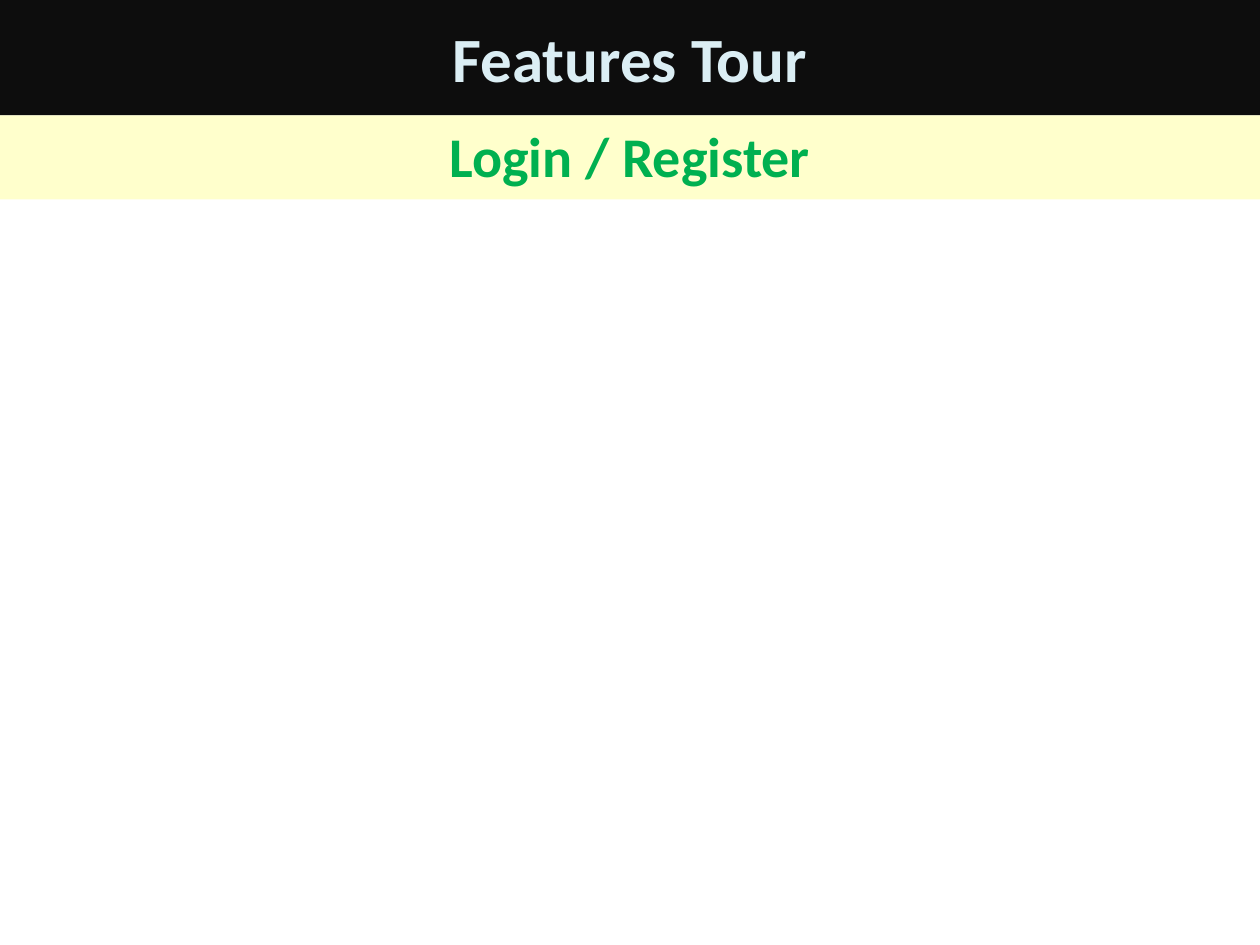
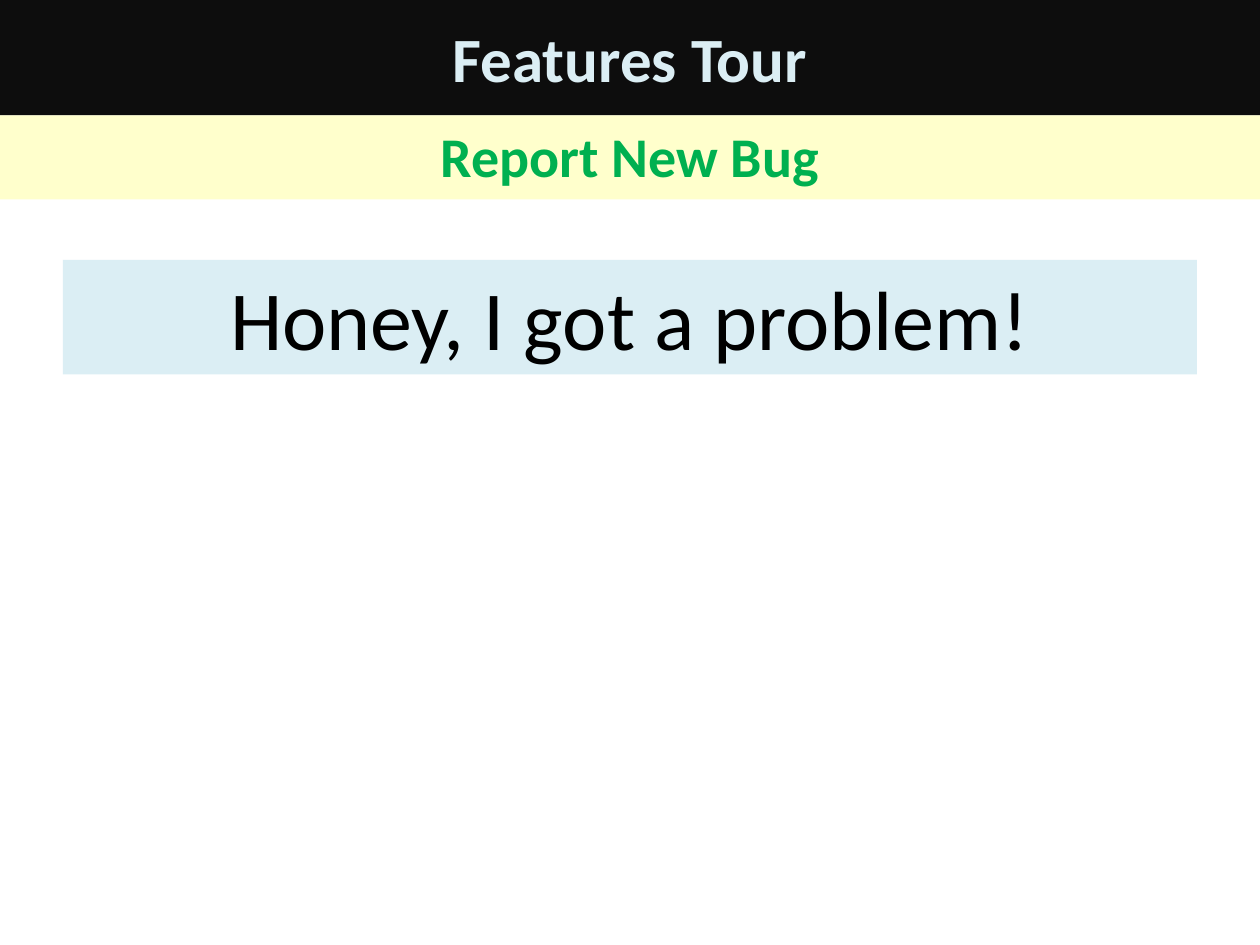
Before and after one commit to ideamonk/bugbase, a slide deck: slide 40 of advocacy/BugBase 1.pptx (slide 35 before the commit). Drawn at 1260x945 pixels with LibreOffice and Linux fonts; fonts in the diff are those of the drawing. Boxes give left, top, right and bottom in pixels: in the first picture for what was removed or moved away, otherwise in the second. Text is boxed around its words. In the diff, an @@ line names an element or a change of style, - is before the commit and + after.

```diff
--- a/advocacy/BugBase 1.pptx
+++ b/advocacy/BugBase 1.pptx
@@ subtitle at (x1=441, y1=140, x2=819, y2=187): text changed @@
-Login / Register
+Report New Bug
@@ rectangle added at (x1=63, y1=260, x2=1197, y2=374), fill #DBEEF4, 48 pt, text #000000 @@
+Honey, I got a problem!
```
Also in this commit, not shown: 15 slides added.
